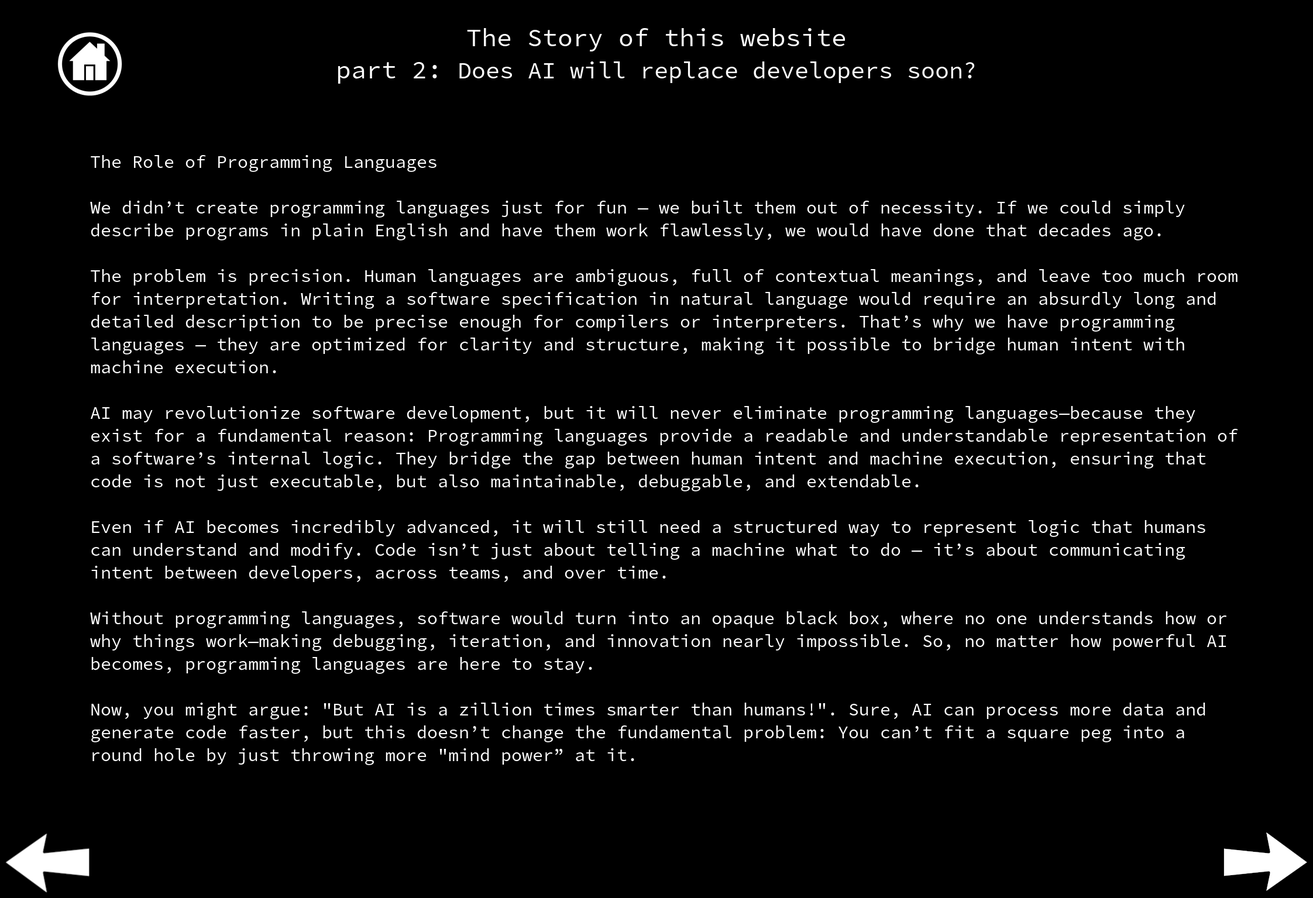
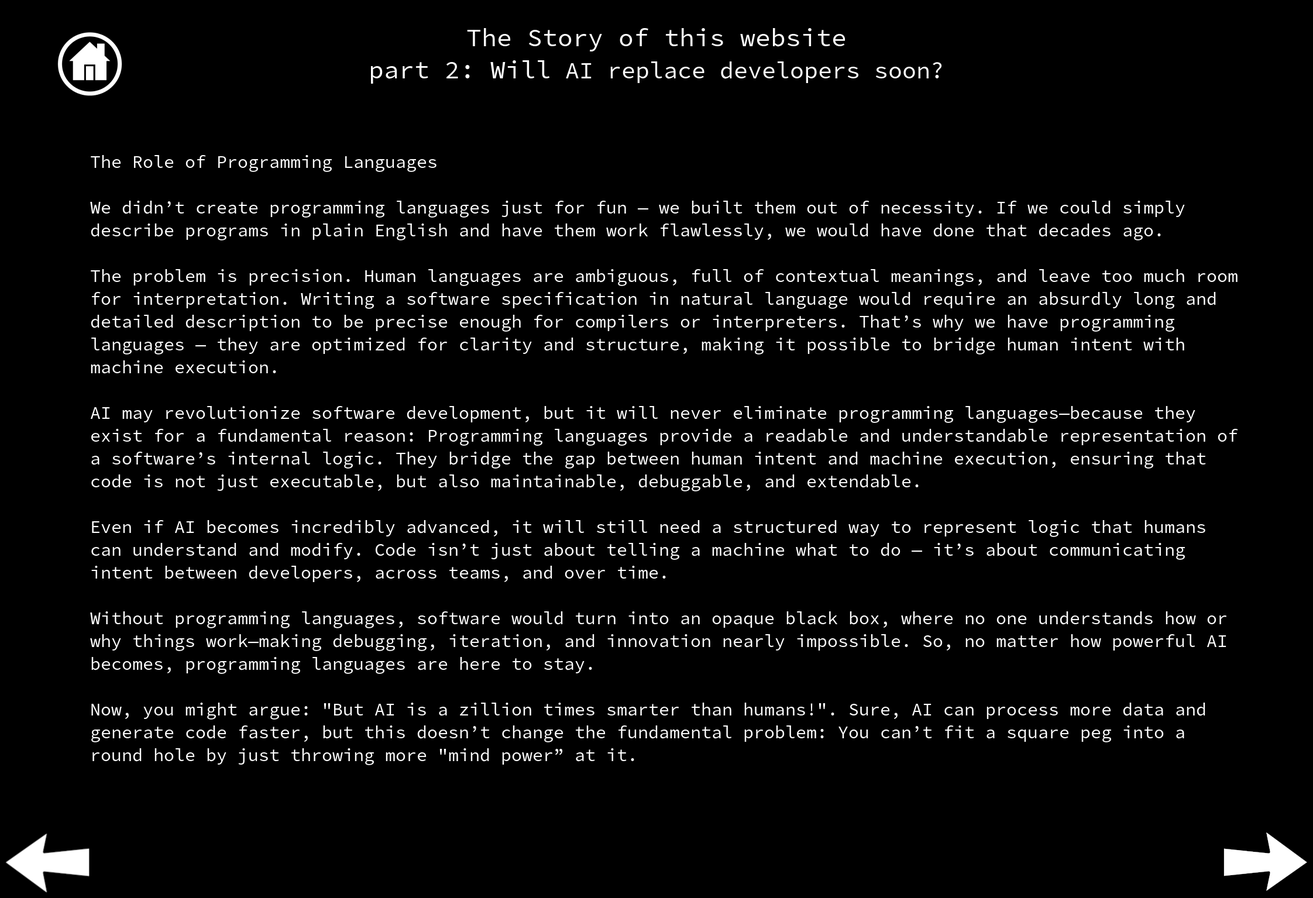
The second w=1313, h=898 image is a revision of the first. Changes to its layers:
painted on "The Story of this website ..." over [337,60,975,84]
